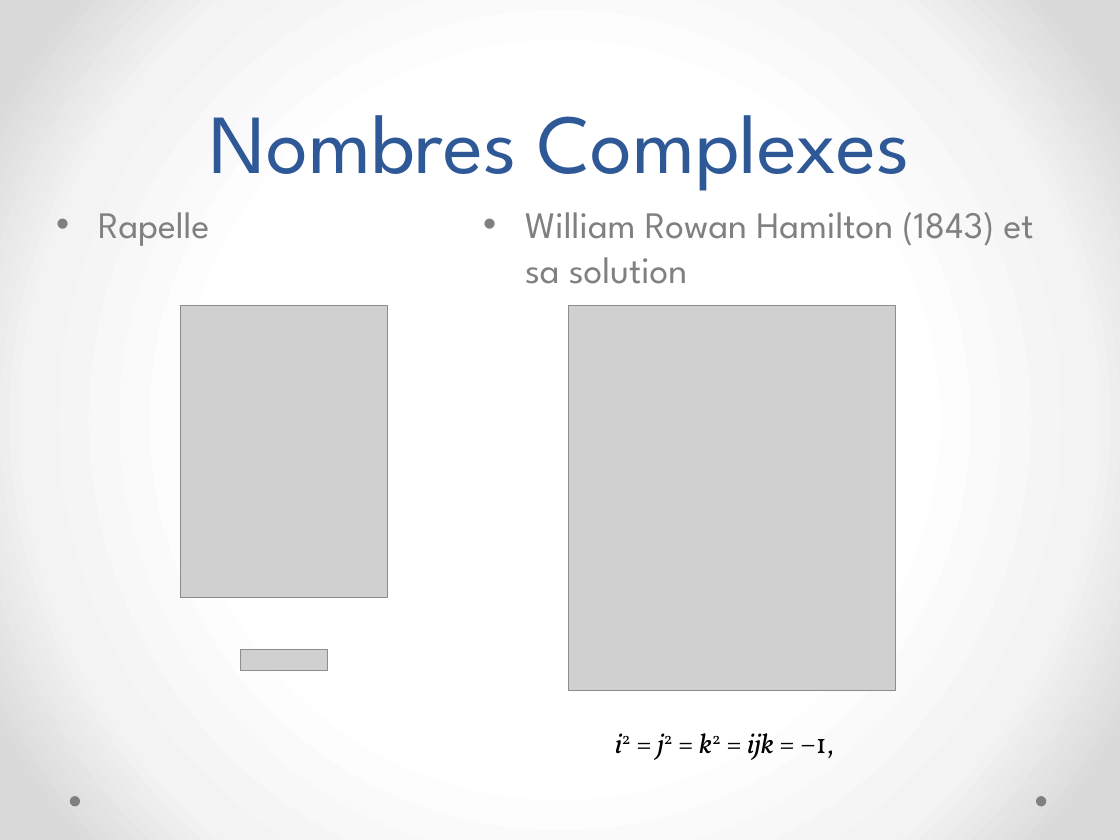
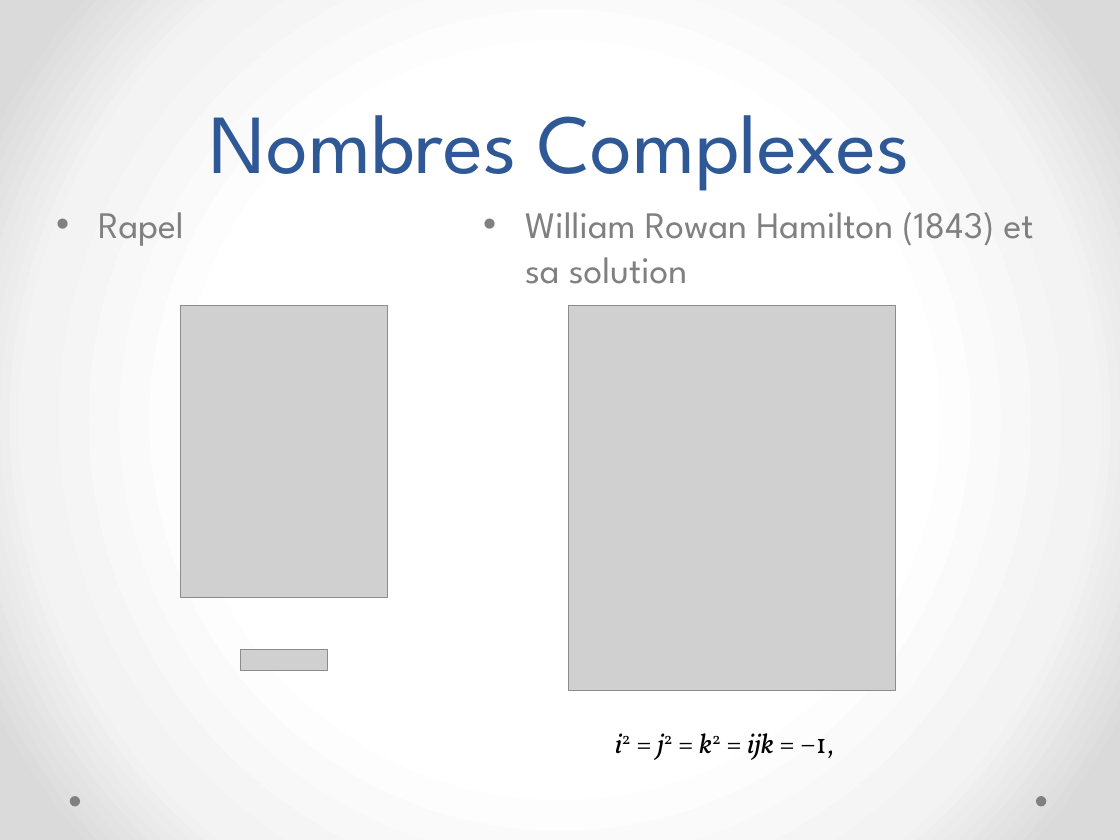
Before and after one commit to megaturbo/TurboSpin, a slide deck: slide 8 of Presentation/MatrixLite.pptx. Drawn at 1120x840 pixels with LibreOffice and Linux fonts; fonts in the diff are those of the drawing; grey boxes stand for pictures. Boxes give left, top, right and bottom in pixels: in the first picture for what was removed or moved away, otherwise in the second. Text is boxed around its words. In the diff, an @@ line names an element or a change of style, - is before the commit and + after.

```diff
--- a/Presentation/MatrixLite.pptx
+++ b/Presentation/MatrixLite.pptx
@@ text at [98, 212, 184, 246]: text changed @@
-• Rapelle
+• Rapel
```
Also in this commit, not shown: 7 other slides changed.
